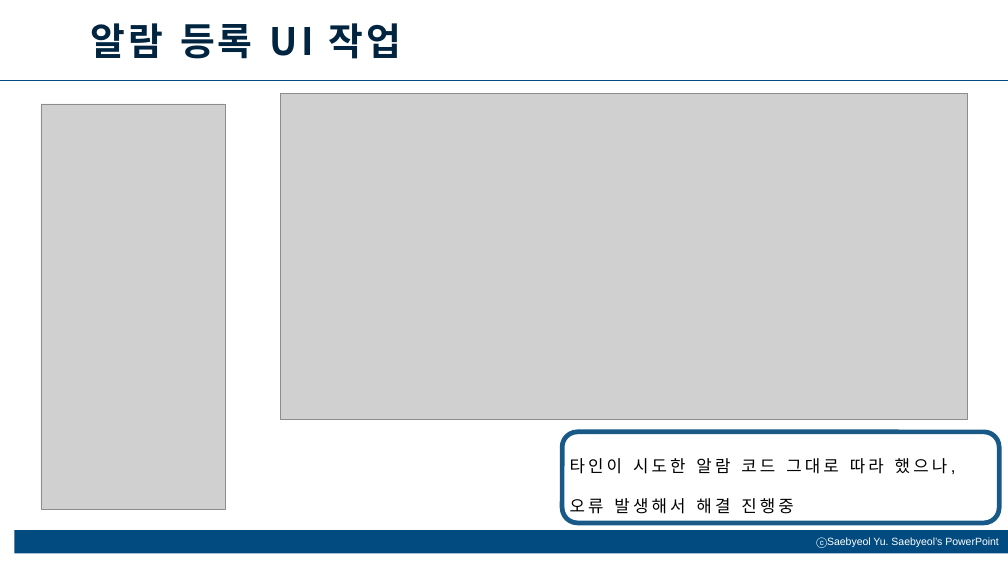
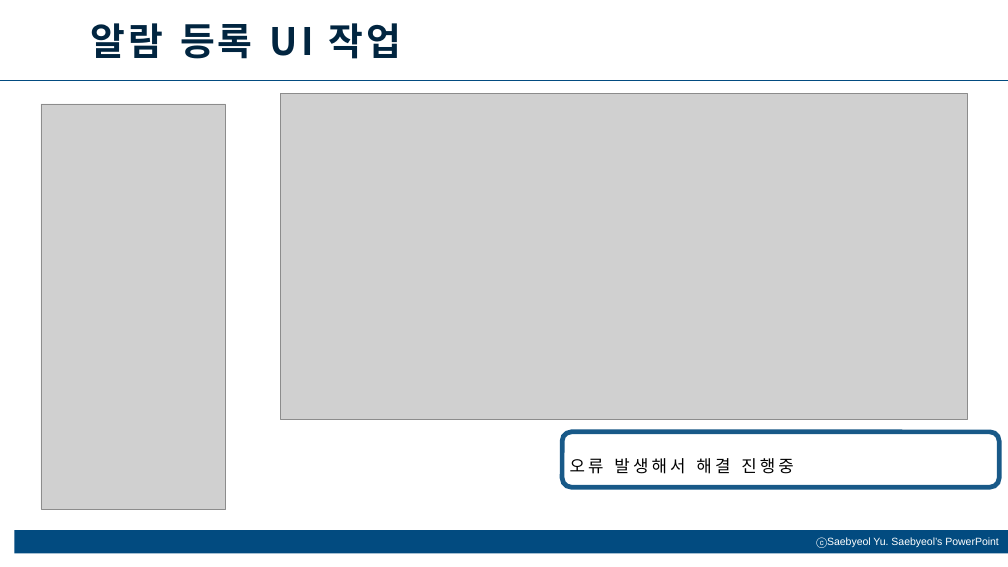
Before and after one commit to NayounK1m/MediTest, a slide deck: slide 3 of Document/PPT/이기조_복약기록관리 10주차.pptx. Drawn at 1008x567 pixels with LibreOffice and Linux fonts; fonts in the diff are those of the drawing; grey boxes stand for pictures. Boxes give left, top, right and bottom in pixels: in the first picture for what was removed or moved away, otherwise in the second. Text is boxed around its words. In the diff, an @@ line names an element or a change of style, - is before the commit and + after.

```diff
--- a/Document/PPT/이기조_복약기록관리 10주차.pptx
+++ b/Document/PPT/이기조_복약기록관리 10주차.pptx
@@ rounded rectangle: place and size @@
-rounded rectangle at bbox=[563, 432, 1000, 523]
+rounded rectangle at bbox=[563, 432, 1000, 487]
@@ rounded rectangle at bbox=[563, 432, 1000, 487]: proportions changed @@
@@ text at bbox=[570, 458, 948, 474]: paragraph removed @@
-타인이 시도한 알람 코드 그대로 따라 했으나,
```
Also in this commit, not shown: 5 other files.
